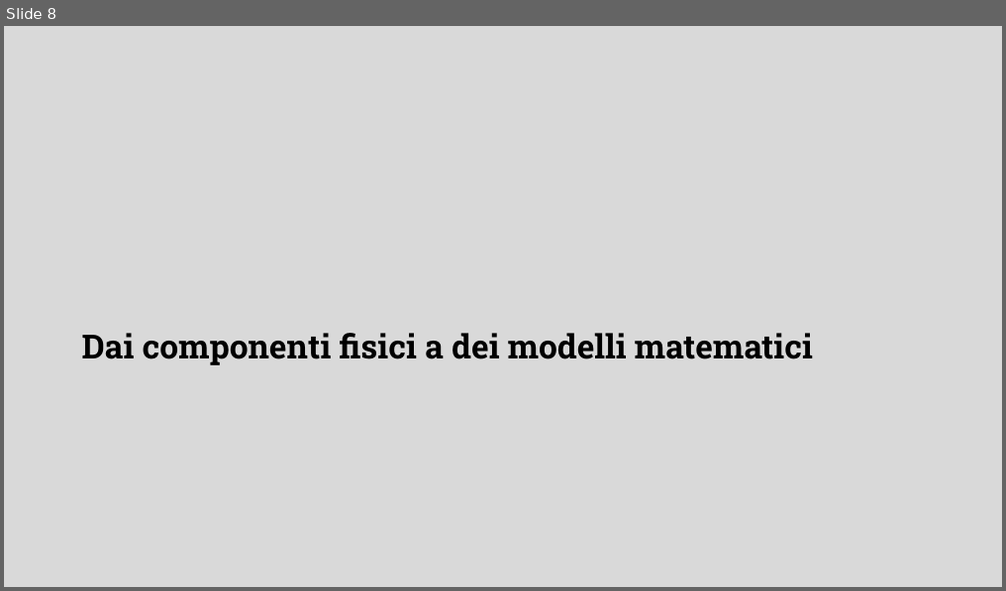
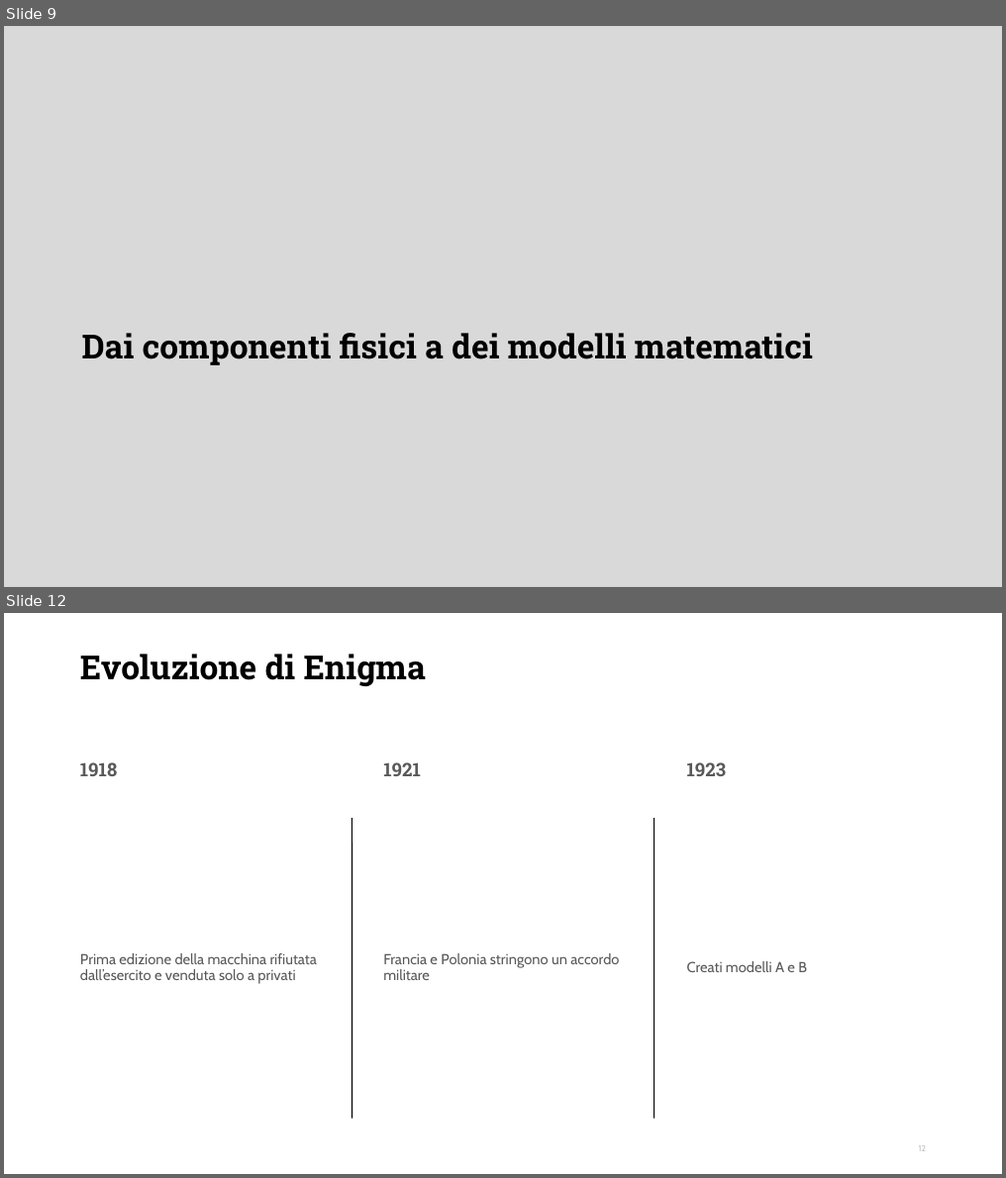
Before and after one commit to DanieleFerretti03/tesi-enigma, a slide deck: presentazione.odp. Shown one above the other, each under a label of ours: slide 8 before the commit, slides 9 and 12 after it; the slides between them are not shown. The pictures are 1006x591 and 1006x1178 pixels, drawn with LibreOffice and Linux fonts; fonts in the diff are those of the drawing; background and template pictures are left out. Boxes give left, top, right and bottom in pixels: in the first picture for what was removed or moved away, otherwise in the second. Text is boxed around its words. In the diff, an @@ line names an element or a change of style, - is before the commit and + after.

```diff
--- a/presentazione.odp
+++ b/presentazione.odp
@@ slide 12 added at bbox=[4, 613, 1002, 1174], background #FFFFFF @@
@@ title added at bbox=[80, 654, 426, 686], 32 pt, text #000000, bold @@
+Evoluzione di Enigma
@@ text added at bbox=[80, 762, 117, 776], 18 pt, text #595959, bold @@
+1918
@@ text added at bbox=[383, 762, 421, 776], 18 pt, text #595959, bold @@
+1921
@@ text added at bbox=[687, 762, 727, 776], 18 pt, text #595959, bold @@
+1923
@@ line added from (352, 818) to (352, 1118), #000000 0.99 pt @@
@@ line added from (654, 818) to (654, 1118), #000000 0.99 pt @@
@@ text added at bbox=[80, 954, 317, 984], 14 pt, text #595959 @@
+Prima edizione della macchina rifiutata dall’esercito e venduta solo a privati
@@ text added at bbox=[383, 954, 619, 980], 14 pt, text #595959 @@
+Francia e Polonia stringono un accordo militare
@@ text added at bbox=[687, 961, 807, 972], 14 pt, text #595959 @@
+Creati modelli A e B
@@ page number added at bbox=[919, 1146, 927, 1152], 8.2 pt, text #BFBFBF @@
+12
@@ what was slide 8 is now slide 9 @@
```
Also in this commit, not shown: 1 slide changed, 12 other slides added, 9 slides removed, 2 other files.
